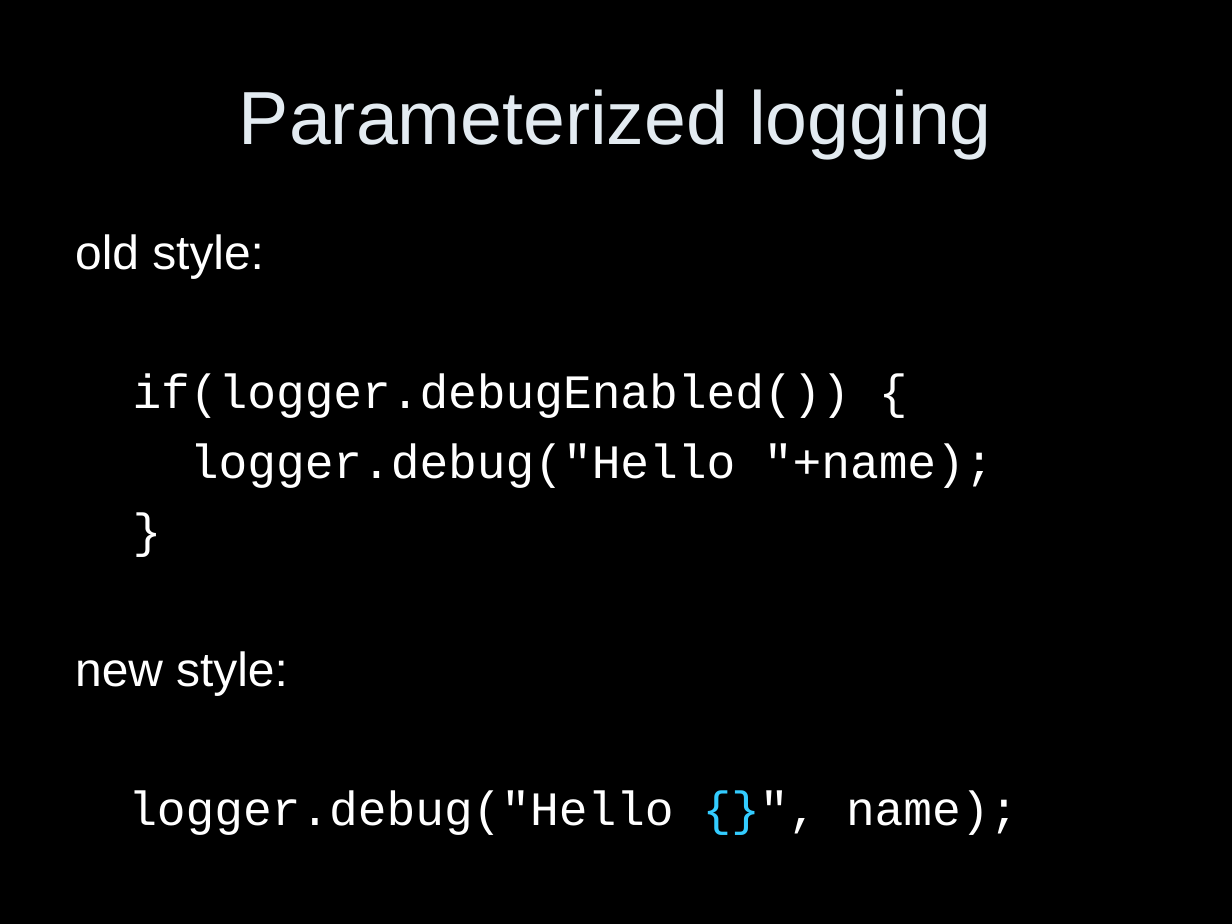
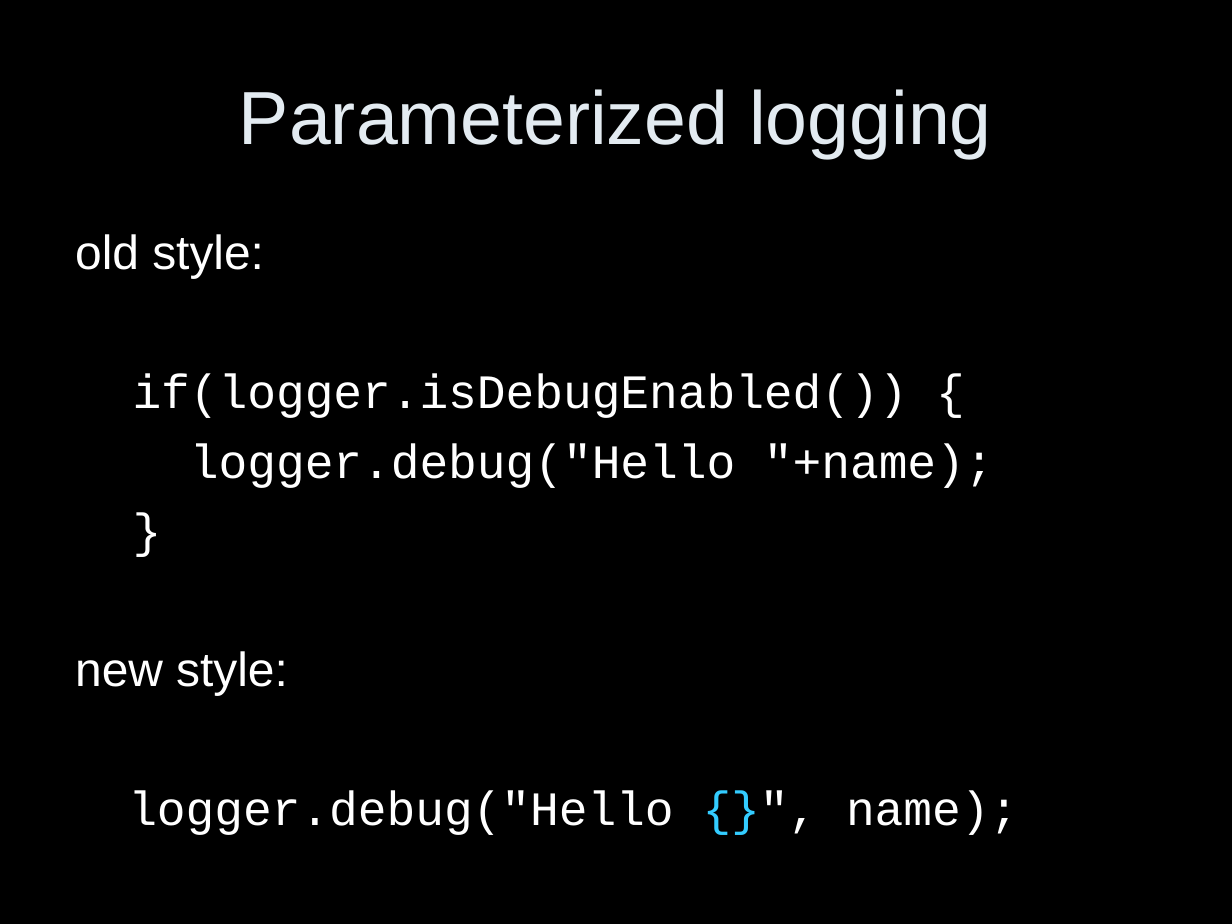
Before and after one commit to vs/junit4, a slide deck: slide 6 of modules/slf4j/slf4j-site/src/site/resources/slf4j-in-10-slides.ppt (slide 7 before the commit). Drawn at 1232x924 pixels with LibreOffice and Linux fonts; fonts in the diff are those of the drawing. Boxes give left, top, right and bottom in pixels: in the first picture for what was removed or moved away, otherwise in the second. Text is boxed around its words. In the diff, an @@ line names an element or a change of style, - is before the commit and + after.

```diff
--- a/modules/slf4j/slf4j-site/src/site/resources/slf4j-in-10-slides.ppt
+++ b/modules/slf4j/slf4j-site/src/site/resources/slf4j-in-10-slides.ppt
@@ text at [133, 374, 908, 418]: text changed @@
-if(logger.debugEnabled()) {
+if(logger.isDebugEnabled()) {
```
Also in this commit, not shown: 3 other slides changed.
